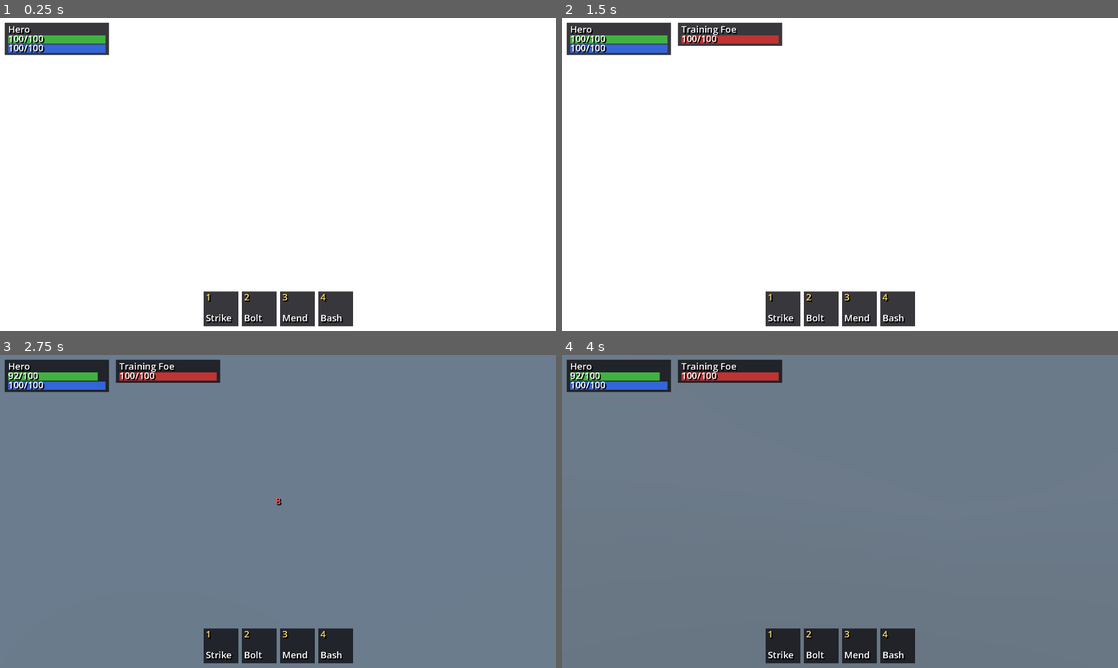
Above: before the commit, frames 1-4 (two rows, left to right).
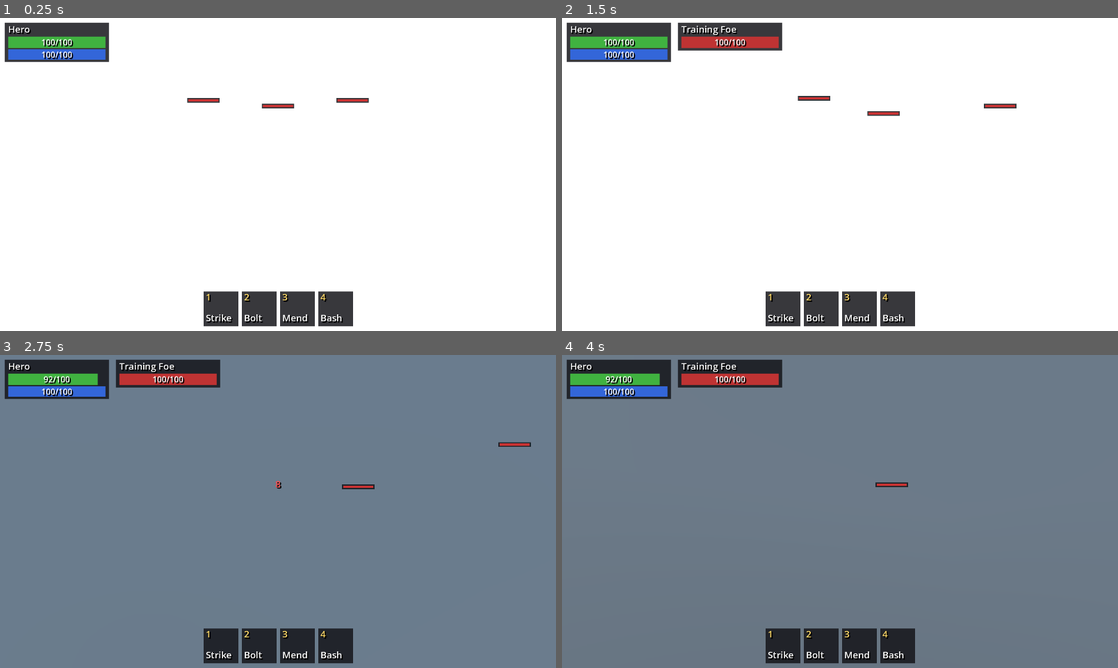
Above: after the commit, the same moments.

Repository: BountieHuntre/ai-rpg
Game: Godot game, scene res://scenes/main/main.tscn
Two runs of this game, one before a commit and one after it. Both use one fixed random seed, a clock stepped at 60 frames per second and the inputs below.
Inputs (mouse positions are in pixels of both pictures, inside the frame that each line leads up to):
- Up to frame 1 (0.25 s): no input
- Up to frame 2 (1.5 s): tap Enter at 0.5 s; move the mouse to (812, 237) at 0.52 s; hold W (move_up) 0.53-1.25 s; hold Tab (target_next) 0.53-1.25 s; click (812, 237) at 0.67 s; drag from (1006, 221) to (812, 237) at 1.27 s
- Up to frame 3 (2.75 s): move the mouse to (111, 464) at 2.02 s; hold A (move_left) from 2.03 s (still down); hold Tab (target_next) from 2.03 s (still down)
- Up to frame 4 (4 s): release A (move_left) at 2.75 s; release Tab (target_next) at 2.75 s; drag from (867, 511) to (673, 464) at 2.77 s; tap Space at 3.5 s; move the mouse to (756, 433) at 3.52 s; hold S (move_down) from 3.53 s (still down); hold Tab (target_next) from 3.53 s (still down)

The runs differ from the first frame. In frame 1, 1.5% of the frame differs, in the area x 0-67%, y 5-29%; in frame 2, 2.2%, in the area x 0-82%, y 5-32%; in frame 3, 2.1%; in frame 4, 1.9%.

Commit message:
Add combat feedback and enemy health bars
Add attack lunges, hit flashes, stun stars and death falls through a
shared UnitFeedback node, and make Firebolt a projectile that deals
damage on impact. Auto-attacks now require facing the target. Add
floating enemy health bars and tidy the HUD's bar text and numbers.

Co-Authored-By: Claude Opus 5.5 <noreply@anthropic.com>

Diff:
--- a/data/abilities/firebolt.tres
+++ b/data/abilities/firebolt.tres
@@ -11,3 +11,4 @@
 mana_cost = 20
 cast_time = 1.5
 ability_range = 20.0
+projectile_speed = 18.0
--- /dev/null
+++ b/scenes/effects/projectile.gd
@@ -0,0 +1,29 @@
+class_name Projectile
+extends Node3D
+## Flies at a combatant and runs a callback when it arrives.
+
+const AIM_HEIGHT := 1.1
+
+var _target: Combatant
+var _speed := 0.0
+var _on_hit: Callable
+
+
+func launch(from: Vector3, target: Combatant, speed: float, on_hit: Callable) -> void:
+	global_position = from
+	_target = target
+	_speed = speed
+	_on_hit = on_hit
+
+
+func _physics_process(delta: float) -> void:
+	if not is_instance_valid(_target) or not _target.is_alive():
+		queue_free()
+		return
+	var aim := _target.body.global_position + Vector3.UP * AIM_HEIGHT
+	var step := _speed * delta
+	if global_position.distance_to(aim) <= step:
+		_on_hit.call()
+		queue_free()
+	else:
+		global_position = global_position.move_toward(aim, step)
--- /dev/null
+++ b/scenes/effects/projectile.tscn
@@ -0,0 +1,21 @@
+[gd_scene load_steps=4 format=3]
+
+[ext_resource type="Script" path="res://scenes/effects/projectile.gd" id="1_script"]
+
+[sub_resource type="StandardMaterial3D" id="Material_bolt"]
+shading_mode = 0
+albedo_color = Color(1, 0.55, 0.15, 1)
+
+[sub_resource type="SphereMesh" id="SphereMesh_bolt"]
+material = SubResource("Material_bolt")
+radius = 0.2
+height = 0.4
+radial_segments = 8
+rings = 4
+
+[node name="Projectile" type="Node3D"]
+script = ExtResource("1_script")
+
+[node name="Mesh" type="MeshInstance3D" parent="."]
+cast_shadow = 0
+mesh = SubResource("SphereMesh_bolt")
--- a/scenes/enemies/enemy.gd
+++ b/scenes/enemies/enemy.gd
@@ -20,6 +20,7 @@
 @onready var combatant: Combatant = $Combatant
 @onready var _visual: Node3D = $Visual
 @onready var _collision: CollisionShape3D = $CollisionShape3D
+@onready var _feedback: UnitFeedback = $UnitFeedback
 
 
 func _ready() -> void:
@@ -85,7 +86,6 @@
 func _on_died() -> void:
 	state = State.DEAD
 	_collision.set_deferred("disabled", true)
-	_visual.rotation.x = -PI / 2.0
 	get_tree().create_timer(respawn_time).timeout.connect(_respawn)
 
 
@@ -93,6 +93,7 @@
 	global_position = _home
 	velocity = Vector3.ZERO
 	_visual.rotation = Vector3.ZERO
+	_feedback.reset()
 	_collision.set_deferred("disabled", false)
 	combatant.reset()
 	state = State.IDLE
--- a/scenes/enemies/enemy.tscn
+++ b/scenes/enemies/enemy.tscn
@@ -1,4 +1,6 @@
-[gd_scene load_steps=8 format=3]
+[gd_scene load_steps=9 format=3]
+
+[ext_resource type="Script" path="res://scripts/combat/unit_feedback.gd" id="3_feedback"]
 
 [ext_resource type="Script" path="res://scenes/enemies/enemy.gd" id="1_script"]
 [ext_resource type="Script" path="res://scripts/combat/combatant.gd" id="2_combatant"]
@@ -45,3 +47,6 @@
 script = ExtResource("2_combatant")
 display_name = "Training Foe"
 melee_damage = 8
+
+[node name="UnitFeedback" type="Node3D" parent="."]
+script = ExtResource("3_feedback")
--- a/scenes/player/player.gd
+++ b/scenes/player/player.gd
@@ -18,6 +18,10 @@
 @onready var targeting: Targeting = $Targeting
 @onready var caster: AbilityCaster = $AbilityCaster
 @onready var _visual: Node3D = $Visual
+
+
+func _ready() -> void:
+	combatant.can_swing_at = is_facing
 
 
 func is_moving() -> bool:
--- a/scenes/player/player.tscn
+++ b/scenes/player/player.tscn
@@ -1,4 +1,6 @@
-[gd_scene load_steps=17 format=3]
+[gd_scene load_steps=18 format=3]
+
+[ext_resource type="Script" path="res://scripts/combat/unit_feedback.gd" id="10_feedback"]
 
 [ext_resource type="Script" path="res://scenes/player/player.gd" id="1_script"]
 [ext_resource type="Script" path="res://scripts/combat/combatant.gd" id="2_combatant"]
@@ -70,6 +72,9 @@
 script = ExtResource("4_caster")
 abilities = Array[ExtResource("5_ability")]([ExtResource("6_strike"), ExtResource("7_firebolt"), ExtResource("8_mend"), ExtResource("9_bash")])
 
+[node name="UnitFeedback" type="Node3D" parent="."]
+script = ExtResource("10_feedback")
+
 [node name="Targeting" type="Node" parent="."]
 script = ExtResource("3_targeting")
 
--- a/scripts/combat/ability.gd
+++ b/scripts/combat/ability.gd
@@ -15,6 +15,8 @@
 @export var cooldown := 0.0
 @export var ability_range := 2.5
 @export var stun_duration := 0.0
+## Above zero, damage lands when a projectile arrives. At zero it's a melee hit.
+@export var projectile_speed := 0.0
 
 
 func needs_target() -> bool:
--- a/scripts/combat/ability_caster.gd
+++ b/scripts/combat/ability_caster.gd
@@ -7,6 +7,7 @@
 
 const WORLD_LAYER := 1
 const EYE_HEIGHT := 1.2
+const PROJECTILE := preload("res://scenes/effects/projectile.tscn")
 
 @export var abilities: Array[Ability] = []
 @export var global_cooldown := 1.5
@@ -124,9 +125,23 @@
 		_cooldowns[ability] = ability.cooldown
 	match ability.effect:
 		Ability.Effect.DAMAGE:
-			target.take_damage(ability.power, _player.combatant)
+			if ability.projectile_speed > 0.0:
+				_launch_projectile(ability, target)
+			else:
+				_player.combatant.swung.emit(target)
+				target.take_damage(ability.power, _player.combatant)
 		Ability.Effect.HEAL:
 			_player.combatant.heal(ability.power)
 		Ability.Effect.STUN:
+			_player.combatant.swung.emit(target)
 			target.take_damage(ability.power, _player.combatant)
 			target.stun(ability.stun_duration)
+
+
+func _launch_projectile(ability: Ability, target: Combatant) -> void:
+	var source := _player.combatant
+	var projectile: Projectile = PROJECTILE.instantiate()
+	_player.get_parent().add_child(projectile)
+	projectile.launch(_player.global_position + Vector3.UP * EYE_HEIGHT, target, ability.projectile_speed, func() -> void:
+		target.take_damage(ability.power, source)
+	)
--- a/scripts/combat/combatant.gd
+++ b/scripts/combat/combatant.gd
@@ -3,6 +3,7 @@
 ## Health, mana, stuns and auto-attack, shared by the player and enemies.
 ## Must be a direct child of the unit's body.
 
+signal swung(target: Combatant)
 signal took_damage(amount: int, source: Combatant)
 signal healed(amount: int)
 signal stunned
@@ -21,6 +22,8 @@
 var invulnerable := false
 ## While set, swings at this combatant whenever it is in melee range.
 var attack_target: Combatant
+## Optional extra check before a swing. Takes the target's position.
+var can_swing_at: Callable
 
 var _stun_left := 0.0
 var _swing_left := 0.0
@@ -87,6 +90,8 @@
 	if attack_target and not attack_target.is_alive():
 		attack_target = null
 	if attack_target and not is_stunned() and _swing_left == 0.0:
-		if distance_to(attack_target) <= melee_range:
+		var allowed: bool = not can_swing_at.is_valid() or can_swing_at.call(attack_target.body.global_position)
+		if allowed and distance_to(attack_target) <= melee_range:
+			swung.emit(attack_target)
 			attack_target.take_damage(melee_damage, self)
 			_swing_left = swing_interval
--- /dev/null
+++ b/scripts/combat/unit_feedback.gd
@@ -0,0 +1,116 @@
+class_name UnitFeedback
+extends Node3D
+## Makes combat readable on a unit: attack lunges, hit flashes, stun stars and a
+## death fall. Must be a child of a unit with Combatant and Visual children.
+## Flash and corpse colors are opaque because the outline shader draws over
+## transparent materials.
+
+const FLASH_TIME := 0.1
+const LUNGE_DISTANCE := 0.45
+const LUNGE_OUT_TIME := 0.07
+const LUNGE_BACK_TIME := 0.13
+const FALL_TIME := 0.35
+const STAR_COUNT := 3
+const STAR_RADIUS := 0.4
+const STAR_HEIGHT := 2.1
+const STAR_SPIN := 5.0
+
+var _flash_left := 0.0
+var _dead := false
+var _meshes: Array[MeshInstance3D] = []
+var _flash_material := _flat_material(Color.WHITE)
+var _corpse_material := _flat_material(Color(0.3, 0.28, 0.28))
+var _stars := Node3D.new()
+var _tween: Tween
+
+@onready var _combatant: Combatant = $"../Combatant"
+@onready var _visual: Node3D = $"../Visual"
+
+
+func _ready() -> void:
+	for child in _visual.get_children():
+		if child is MeshInstance3D:
+			_meshes.append(child)
+	_build_stars()
+	_combatant.took_damage.connect(_on_took_damage)
+	_combatant.swung.connect(_on_swung)
+	_combatant.died.connect(_on_died)
+
+
+## Restores the unit's normal look after it respawns.
+func reset() -> void:
+	_dead = false
+	_flash_left = 0.0
+	if _tween:
+		_tween.kill()
+	_visual.position = Vector3.ZERO
+	_visual.rotation.x = 0.0
+	_apply_material()
+
+
+func _process(delta: float) -> void:
+	if _flash_left > 0.0:
+		_flash_left -= delta
+		if _flash_left <= 0.0:
+			_apply_material()
+	_stars.visible = _combatant.is_stunned()
+	if _stars.visible:
+		_stars.rotate_y(STAR_SPIN * delta)
+
+
+func _on_took_damage(_amount: int, _source: Combatant) -> void:
+	_flash_left = FLASH_TIME
+	_apply_material()
+
+
+func _on_swung(target: Combatant) -> void:
+	var offset := target.body.global_position - _combatant.body.global_position
+	offset.y = 0.0
+	if _tween:
+		_tween.kill()
+	_tween = create_tween()
+	_tween.tween_property(_visual, "position", offset.normalized() * LUNGE_DISTANCE, LUNGE_OUT_TIME)
+	_tween.tween_property(_visual, "position", Vector3.ZERO, LUNGE_BACK_TIME)
+
+
+func _on_died() -> void:
+	_dead = true
+	_apply_material()
+	if _tween:
+		_tween.kill()
+	_visual.position = Vector3.ZERO
+	_tween = create_tween()
+	_tween.tween_property(_visual, "rotation:x", -PI / 2.0, FALL_TIME).set_trans(Tween.TRANS_BOUNCE).set_ease(Tween.EASE_OUT)
+
+
+func _apply_material() -> void:
+	var material: Material = null
+	if _flash_left > 0.0:
+		material = _flash_material
+	elif _dead:
+		material = _corpse_material
+	for mesh in _meshes:
+		mesh.material_override = material
+
+
+func _build_stars() -> void:
+	var star_mesh := BoxMesh.new()
+	star_mesh.size = Vector3.ONE * 0.16
+	star_mesh.material = _flat_material(Color(1, 0.9, 0.25))
+	for i in STAR_COUNT:
+		var star := MeshInstance3D.new()
+		star.mesh = star_mesh
+		star.cast_shadow = GeometryInstance3D.SHADOW_CASTING_SETTING_OFF
+		var angle := TAU * i / STAR_COUNT
+		star.position = Vector3(cos(angle), 0.0, sin(angle)) * STAR_RADIUS
+		_stars.add_child(star)
+	_stars.position.y = STAR_HEIGHT
+	_stars.visible = false
+	add_child(_stars)
+
+
+func _flat_material(color: Color) -> StandardMaterial3D:
+	var material := StandardMaterial3D.new()
+	material.shading_mode = BaseMaterial3D.SHADING_MODE_UNSHADED
+	material.albedo_color = color
+	return material
--- a/ui/combat_hud.gd
+++ b/ui/combat_hud.gd
@@ -12,6 +12,13 @@
 const MESSAGE_TIME := 2.0
 const FLOAT_TIME := 1.0
 const FLOAT_SPEED := 18.0
+const FLOAT_HEIGHT := 2.5
+## Numbers cycle through these so ones landing together don't stack.
+const FLOAT_OFFSETS: Array[Vector2] = [Vector2(0, 0), Vector2(-14, 4), Vector2(14, 4)]
+const BAR_FONT_SIZE := 7
+const ENEMY_BAR_SIZE := Vector2(28, 4)
+const ENEMY_BAR_HEIGHT := 2.2
+const ENEMY_BAR_RANGE := 40.0
 
 var _player: Player
 var _camera: Camera3D
@@ -35,6 +42,8 @@
 var _message_left := 0.0
 var _slots: Array[Dictionary] = []
 var _floats: Array[Dictionary] = []
+var _next_float_offset := 0
+var _enemy_bars: Array[Dictionary] = []
 
 
 func setup(player: Player, camera: Camera3D, game_view: SubViewportContainer) -> void:
@@ -92,6 +101,7 @@
 	_message_left -= delta
 	_message.visible = _message_left > 0.0
 	_update_floats(delta)
+	_update_enemy_bars()
 
 
 func _build() -> void:
@@ -99,12 +109,14 @@
 		child.free()
 	_slots.clear()
 	_floats.clear()
+	_enemy_bars.clear()
 
 	var window := get_viewport().get_visible_rect().size
 	_ui_scale = maxf(window.y / BASE_HEIGHT, 1.0)
 	_width = window.x / _ui_scale
 	_height = window.y / _ui_scale
 
+	_build_enemy_bars()
 	_build_player_frame()
 	_build_target_frame()
 	_build_action_bar()
@@ -115,19 +127,19 @@
 
 
 func _build_player_frame() -> void:
-	var frame := _frame(Vector2(4, 4), Vector2(90, 28))
+	var frame := _frame(Vector2(4, 4), Vector2(90, 34))
 	_label(frame, Vector2(3, 0), _player.combatant.display_name)
-	_player_health = _bar(frame, Vector2(3, 11), Vector2(84, 7), Color(0.25, 0.7, 0.25))
-	_player_health_text = _label(frame, Vector2(3, 8), "")
-	_player_mana = _bar(frame, Vector2(3, 19), Vector2(84, 7), Color(0.2, 0.4, 0.85))
-	_player_mana_text = _label(frame, Vector2(3, 16), "")
+	_player_health = _bar(frame, Vector2(3, 12), Vector2(84, 10), Color(0.25, 0.7, 0.25))
+	_player_health_text = _bar_text(frame, Vector2(3, 12), Vector2(84, 10))
+	_player_mana = _bar(frame, Vector2(3, 23), Vector2(84, 9), Color(0.2, 0.4, 0.85))
+	_player_mana_text = _bar_text(frame, Vector2(3, 23), Vector2(84, 9))
 
 
 func _build_target_frame() -> void:
-	_target_frame = _frame(Vector2(100, 4), Vector2(90, 20))
+	_target_frame = _frame(Vector2(100, 4), Vector2(90, 24))
 	_target_name = _label(_target_frame, Vector2(3, 0), "")
-	_target_health = _bar(_target_frame, Vector2(3, 11), Vector2(84, 7), Color(0.75, 0.2, 0.2))
-	_target_health_text = _label(_target_frame, Vector2(3, 8), "")
+	_target_health = _bar(_target_frame, Vector2(3, 12), Vector2(84, 10), Color(0.75, 0.2, 0.2))
+	_target_health_text = _bar_text(_target_frame, Vector2(3, 12), Vector2(84, 10))
 
 
 func _build_action_bar() -> void:
@@ -144,9 +156,9 @@
 
 
 func _build_cast_bar() -> void:
-	_cast_frame = _frame(Vector2((_width - 120) / 2.0, _height - SLOT_SIZE - 20), Vector2(120, 11))
-	_cast_fill = _bar(_cast_frame, Vector2(1, 1), Vector2(118, 9), Color(0.9, 0.65, 0.2))
-	_cast_name = _label(_cast_frame, Vector2(3, -2), "")
+	_cast_frame = _frame(Vector2((_width - 120) / 2.0, _height - SLOT_SIZE - 20), Vector2(120, 12))
+	_cast_fill = _bar(_cast_frame, Vector2(1, 1), Vector2(118, 10), Color(0.9, 0.65, 0.2))
+	_cast_name = _bar_text(_cast_frame, Vector2(1, 1), Vector2(118, 10))
 	_cast_frame.visible = false
 
 
@@ -158,8 +170,9 @@
 func _add_float(combatant: Combatant, text: String, color: Color) -> void:
 	var label := _label(self, Vector2.ZERO, text, color)
 	label.visible = false
-	var world_position := combatant.body.global_position + Vector3.UP * 2.0
-	_floats.append({ "label": label, "world": world_position, "age": 0.0 })
+	var world_position := combatant.body.global_position + Vector3.UP * FLOAT_HEIGHT
+	_floats.append({ "label": label, "world": world_position, "age": 0.0, "offset": FLOAT_OFFSETS[_next_float_offset] })
+	_next_float_offset = (_next_float_offset + 1) % FLOAT_OFFSETS.size()
 
 
 func _update_floats(delta: float) -> void:
@@ -174,7 +187,32 @@
 		label.visible = not _camera.is_position_behind(entry.world)
 		# The camera projects into the game view's low-res pixels.
 		var on_window: Vector2 = _camera.unproject_position(entry.world) * _game_view.stretch_shrink
-		label.position = on_window + Vector2(-label.size.x / 2.0, -entry.age * FLOAT_SPEED * _ui_scale)
+		var drift: Vector2 = entry.offset + Vector2(0, -entry.age * FLOAT_SPEED)
+		label.position = on_window + drift * _ui_scale - Vector2(label.size.x / 2.0, 0)
+
+
+func _update_enemy_bars() -> void:
+	for entry in _enemy_bars:
+		var combatant: Combatant = entry.combatant
+		var frame: Control = entry.frame
+		var world: Vector3 = combatant.body.global_position + Vector3.UP * ENEMY_BAR_HEIGHT
+		frame.visible = (
+			combatant.is_alive()
+			and not _camera.is_position_behind(world)
+			and _camera.global_position.distance_to(world) <= ENEMY_BAR_RANGE
+		)
+		if frame.visible:
+			_set_bar(entry.fill, combatant.health, combatant.max_health)
+			var on_window: Vector2 = _camera.unproject_position(world) * _game_view.stretch_shrink
+			frame.position = on_window - Vector2(frame.size.x / 2.0, frame.size.y)
+
+
+func _build_enemy_bars() -> void:
+	for node in get_tree().get_nodes_in_group("combatants"):
+		if node != _player.combatant:
+			var frame := _frame(Vector2.ZERO, ENEMY_BAR_SIZE)
+			var fill := _bar(frame, Vector2(1, 1), ENEMY_BAR_SIZE - Vector2(2, 2), Color(0.8, 0.2, 0.2))
+			_enemy_bars.append({ "combatant": node, "frame": frame, "fill": fill })
 
 
 func _set_bar(fill: Control, value: float, maximum: float) -> void:
@@ -199,6 +237,17 @@
 	rect.mouse_filter = Control.MOUSE_FILTER_IGNORE
 	parent.add_child(rect)
 	return rect
+
+
+## A smaller label centered on a bar of the given position and size.
+func _bar_text(parent: Node, bar_position: Vector2, bar_size: Vector2) -> Label:
+	var label := _label(parent, bar_position, "")
+	label.add_theme_font_size_override("font_size", roundi(BAR_FONT_SIZE * _ui_scale))
+	label.horizontal_alignment = HORIZONTAL_ALIGNMENT_CENTER
+	label.size.x = bar_size.x * _ui_scale
+	var center_y := (bar_position.y + bar_size.y / 2.0) * _ui_scale
+	label.position.y = center_y - label.get_minimum_size().y / 2.0
+	return label
 
 
 func _label(parent: Node, label_position: Vector2, text: String, color := Color.WHITE) -> Label:
Not shown, added: scenes/effects/projectile.gd.uid
Not shown, added: scripts/combat/unit_feedback.gd.uid
